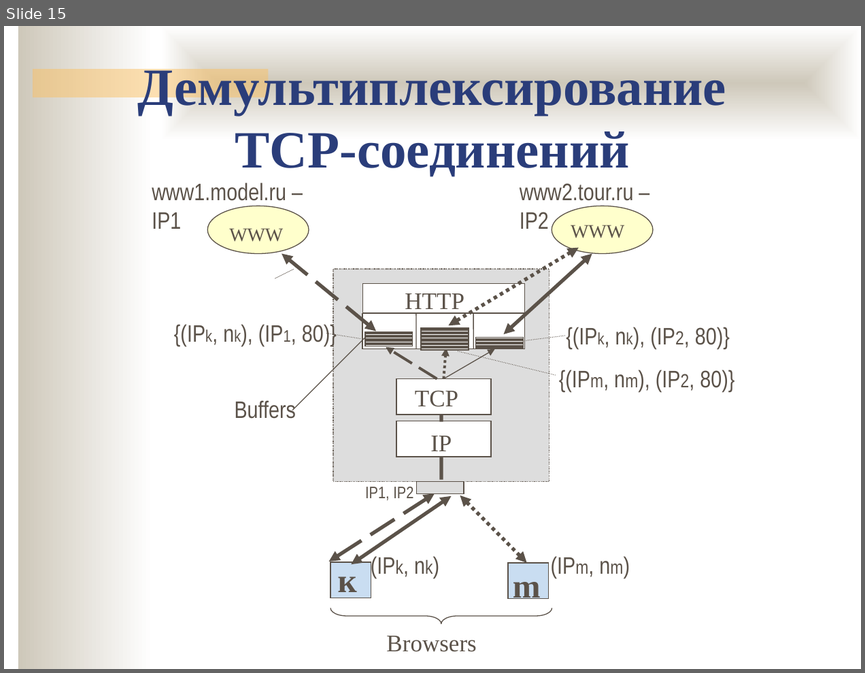
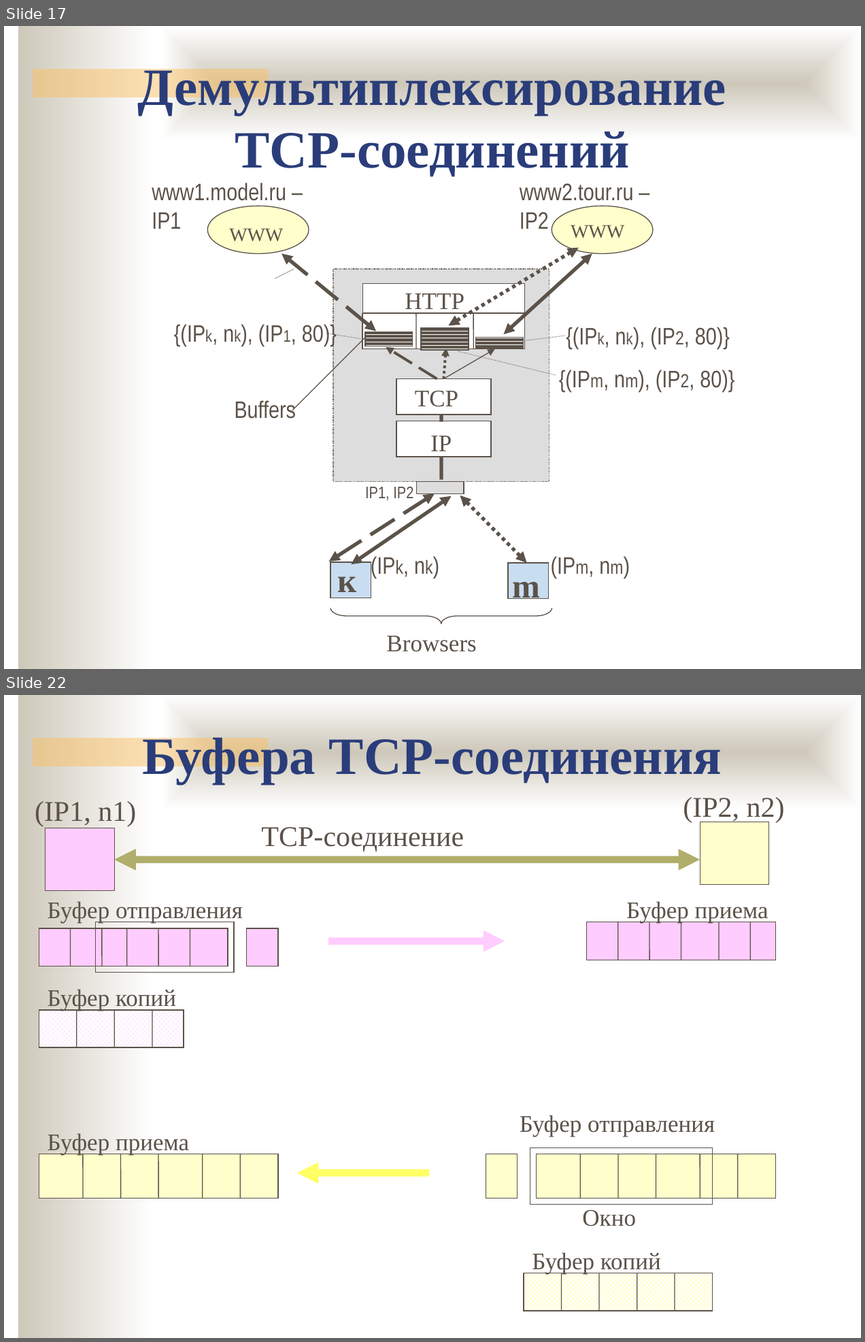
Before and after one commit to ukoloff/nets, a slide deck: lecture/11.pptx. Shown one above the other, each under a label of ours: slide 15 before the commit, slides 17 and 22 after it; the slides between them are not shown. The pictures are 865x673 and 865x1342 pixels, drawn with LibreOffice and Linux fonts; fonts in the diff are those of the drawing; background and template pictures are left out. Boxes give left, top, right and bottom in pixels: in the first picture for what was removed or moved away, otherwise in the second. Text is boxed around its words. In the diff, an @@ line names an element or a change of style, - is before the commit and + after.

```diff
--- a/lecture/11.pptx
+++ b/lecture/11.pptx
@@ slide 22 added at bbox=[4, 695, 861, 1338], background #FFFFFF; not listed: 3 template elements that a slide beside it also shows @@
@@ text added at bbox=[143, 733, 722, 784], 44 pt, text #2A3D7A, bold @@
+Буфера TCP-соединения
@@ group added at bbox=[35, 797, 785, 1311]: 27 lines, 12 rectangles, 10 texts, 2 arrows, 1 double arrow @@
+(IP1, n1)
+(IP2, n2)
+TCP-соединение
+Буфер отправления
+Буфер копий
+Буфер приема
+Буфер приема
+Буфер отправления
+Окно
+Буфер копий
@@ what was slide 15 is now slide 17 @@
```
Also in this commit, not shown: 3 slides changed, 11 other slides added.
